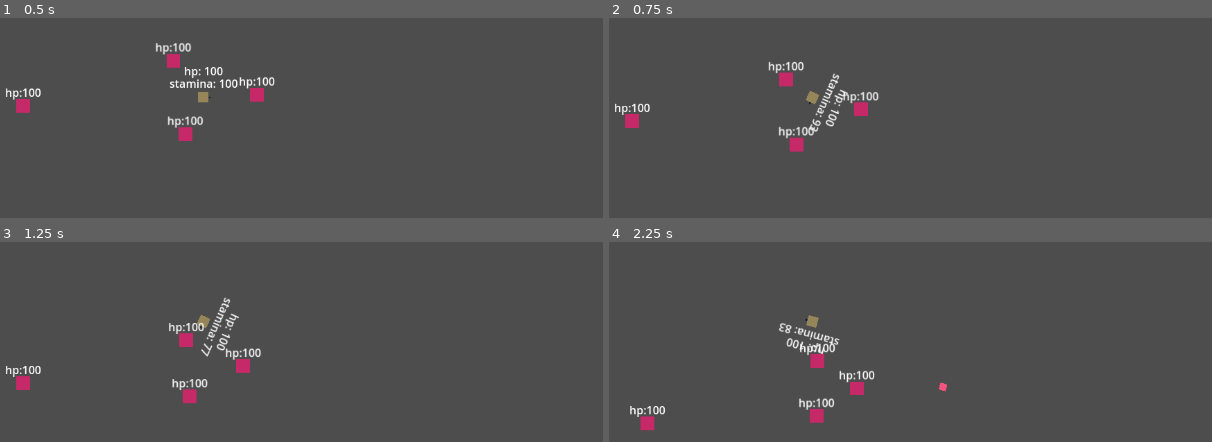
Above: before the commit, frames 1-4 (two rows, left to right).
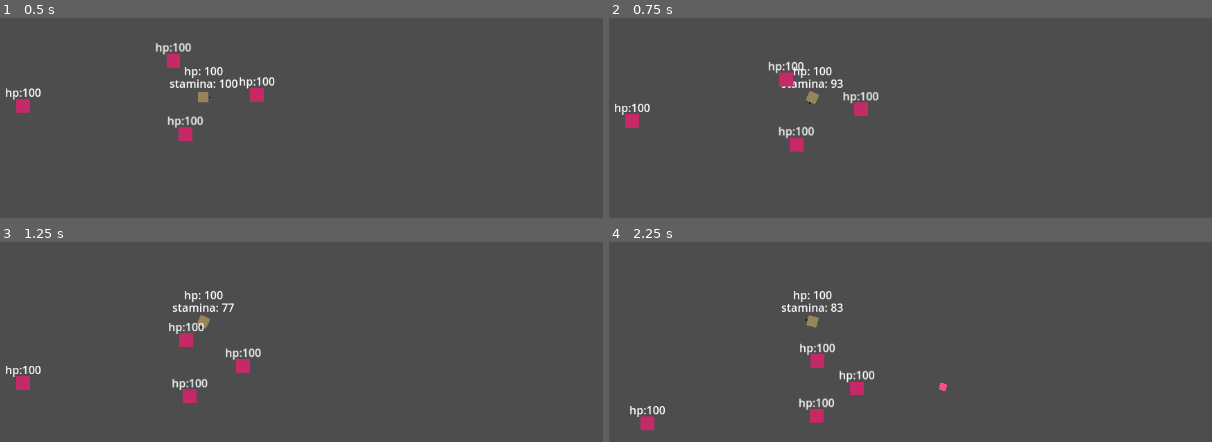
Above: after the commit, the same moments.

Repository: cyris115/Cookie-Kingdom
Game: Godot game, scene res://Scenes/test_scene.tscn
The game is run twice, just before and just after one commit, with the same random seed, the same clock (stepped at 60 frames per second) and the same inputs.
Inputs (mouse positions are in pixels of both pictures, inside the frame that each line leads up to):
- Up to frame 1 (0.5 s): no input
- Up to frame 2 (0.75 s): move the mouse to (771, 188) at 0.52 s; hold W (up) from 0.53 s (still down); hold Shift (run) from 0.53 s (still down)
- Up to frame 3 (1.25 s): keep holding W (up); keep holding Shift (run)
- Up to frame 4 (2.25 s): move the mouse to (1049, 388) at 1.27 s; release Shift (run) at 1.28 s; click (1049, 388) at 1.35 s; move the mouse to (outside the picture) at 2.02 s; release W (up) at 2.03 s; hold A (left) from 2.03 s (still down); hold Shift (run) from 2.03 s (still down)

Frame 1 is identical in both runs. In frame 2, 0.7% of the frame differs, in the area x 28-40%, y 24-57%; in frame 3, 0.7%; in frame 4, 0.8%, in the area x 28-39%, y 24-56%.

Commit message:
Fixed labels rotating with the player

Diff:
--- a/Scenes/Player.tscn
+++ b/Scenes/Player.tscn
@@ -1,24 +1,32 @@
 [gd_scene load_steps=5 format=3 uid="uid://beatnjh15vfqp"]
 
 [ext_resource type="Script" uid="uid://82arejsi3x54" path="res://Scripts/Player.gd" id="1_rpqav"]
-
-[sub_resource type="CircleShape2D" id="CircleShape2D_rpqav"]
 
 [sub_resource type="CanvasTexture" id="CanvasTexture_kyqiw"]
 
 [sub_resource type="CanvasTexture" id="CanvasTexture_gntrk"]
 
+[sub_resource type="CircleShape2D" id="CircleShape2D_rpqav"]
+
 [node name="CharacterBody2D" type="CharacterBody2D" node_paths=PackedStringArray("barrel") groups=["player"]]
 script = ExtResource("1_rpqav")
-barrel = NodePath("GunBarrel")
+barrel = NodePath("RotationNode/GunBarrel")
 
-[node name="CollisionShape2D" type="CollisionShape2D" parent="."]
-shape = SubResource("CircleShape2D_rpqav")
+[node name="RotationNode" type="Node2D" parent="."]
 
-[node name="Sprite2D" type="Sprite2D" parent="."]
+[node name="Sprite2D" type="Sprite2D" parent="RotationNode"]
 modulate = Color(0.582346, 0.521594, 0.34622, 1)
 scale = Vector2(15, 15)
 texture = SubResource("CanvasTexture_kyqiw")
+
+[node name="GunBarrel" type="Node2D" parent="RotationNode"]
+position = Vector2(8, 0)
+
+[node name="Sprite2D" type="Sprite2D" parent="RotationNode/GunBarrel"]
+modulate = Color(0.0309377, 0.0874123, 0.152457, 1)
+position = Vector2(1, 0)
+scale = Vector2(2.29, 2.29)
+texture = SubResource("CanvasTexture_gntrk")
 
 [node name="ShotTimer" type="Timer" parent="."]
 wait_time = 0.5
@@ -30,15 +38,6 @@
 [node name="StamTimer" type="Timer" parent="."]
 wait_time = 3.0
 one_shot = true
-
-[node name="GunBarrel" type="Node2D" parent="."]
-position = Vector2(8, 0)
-
-[node name="Sprite2D" type="Sprite2D" parent="GunBarrel"]
-modulate = Color(0.0309377, 0.0874123, 0.152457, 1)
-position = Vector2(1, 0)
-scale = Vector2(2.29, 2.29)
-texture = SubResource("CanvasTexture_gntrk")
 
 [node name="Camera2D" type="Camera2D" parent="."]
 
@@ -72,6 +71,9 @@
 text = "stamina: 100"
 horizontal_alignment = 1
 
+[node name="CollisionShape2D" type="CollisionShape2D" parent="."]
+shape = SubResource("CircleShape2D_rpqav")
+
 [connection signal="timeout" from="ShotTimer" to="." method="_on_shot_timer_timeout"]
 [connection signal="timeout" from="InvincibilityTimer" to="." method="_on_invincibility_timer_timeout"]
 [connection signal="timeout" from="StamTimer" to="." method="_on_stam_timer_timeout"]
--- a/Scripts/Player.gd
+++ b/Scripts/Player.gd
@@ -30,10 +30,11 @@
 @onready var invincibility_timer: Timer = $InvincibilityTimer
 @onready var shoot_timer: Timer = $ShotTimer
 @onready var stam_timer: Timer = $StamTimer
-@onready var gun: Sprite2D = $GunBarrel/Sprite2D
-@onready var body: Sprite2D = $Sprite2D
+@onready var gun: Sprite2D = $RotationNode/GunBarrel/Sprite2D
+@onready var body: Sprite2D = $RotationNode/Sprite2D
 @onready var hp_label: Label = $HPLabel
 @onready var stam_label: Label = $StamLabel
+@onready var rotation_node: Node2D = $RotationNode
 
 func _ready() -> void:
 	hp = max_hp
@@ -58,7 +59,7 @@
 	if Input.is_action_pressed("left"):
 		direction.x -= 1
 
-	look_at(get_global_mouse_position())
+	rotation_node.look_at(get_global_mouse_position())
 
 
 	if Input.is_action_pressed("run") and can_sprint:
